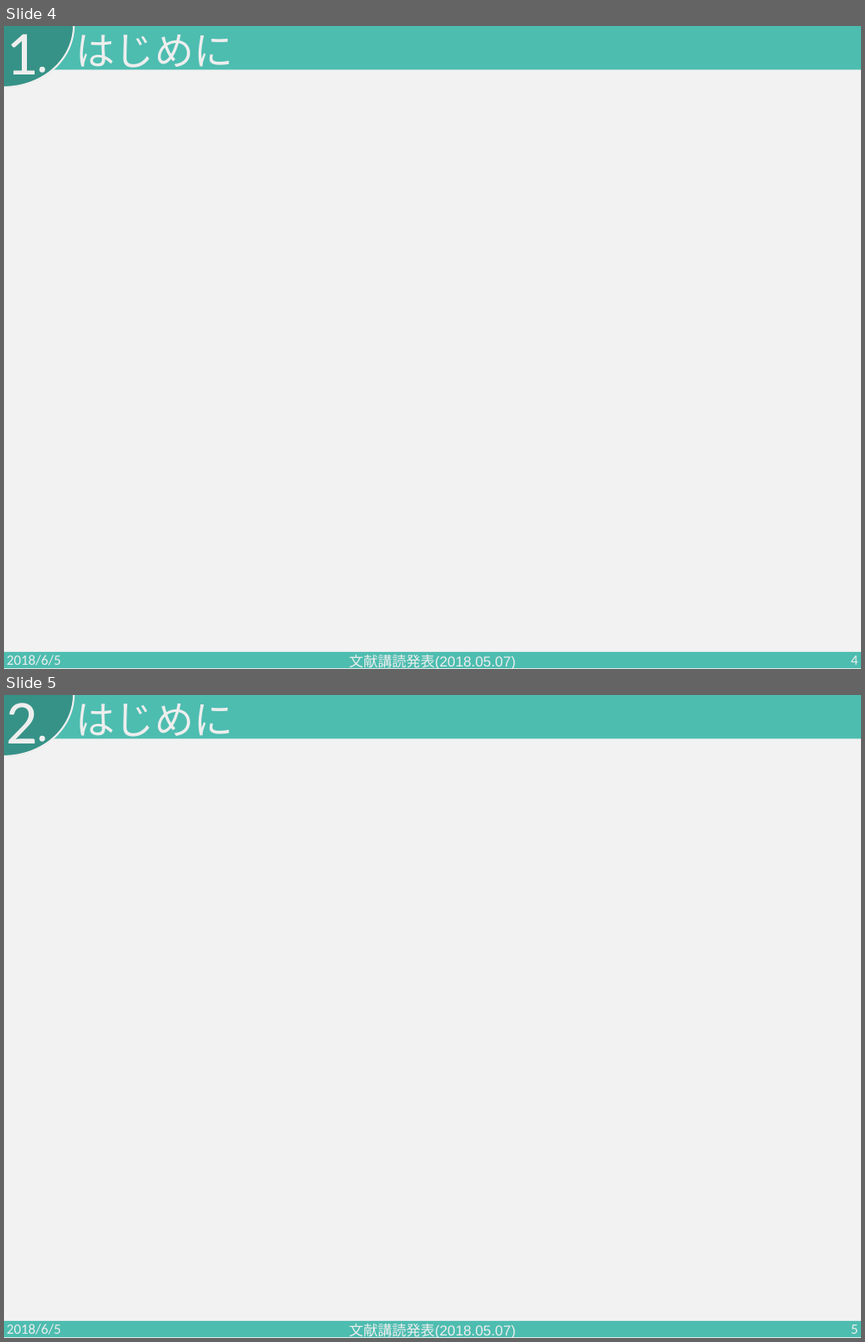
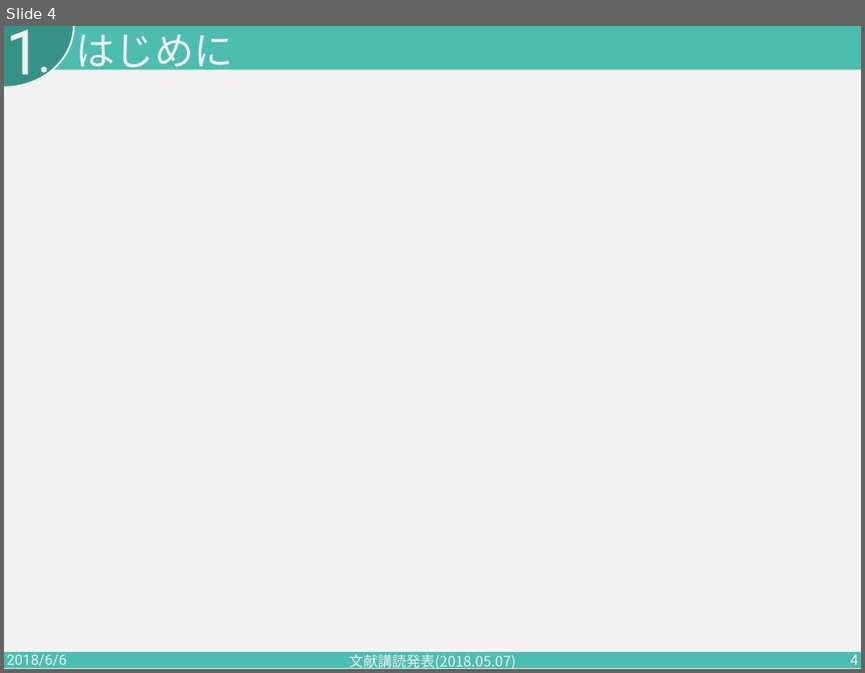
Before and after one commit to PajamaDrive/presentation, a slide deck: presentation_2nd.pptx. Shown one above the other, each under a label of ours: slides 4 and 5 before the commit, slide 4 after it. The pictures are 865x1342 and 865x673 pixels, drawn with LibreOffice and Linux fonts; fonts in the diff are those of the drawing. Boxes give left, top, right and bottom in pixels: in the first picture for what was removed or moved away, otherwise in the second. Text is boxed around its words. In the diff, an @@ line names an element or a change of style, - is before the commit and + after.

```diff
--- a/presentation_2nd.pptx
+++ b/presentation_2nd.pptx
@@ slide 5 removed at (x1=4, y1=695, x2=861, y2=1338), background #F2F2F2; not listed: 4 template elements that a slide beside it also shows @@
@@ text removed at (x1=6, y1=703, x2=37, y2=758) @@
-2
@@ text removed at (x1=76, y1=703, x2=234, y2=744) @@
-はじめに
@@ text removed at (x1=7, y1=1323, x2=61, y2=1338) @@
-2018/6/5
@@ text removed at (x1=349, y1=1323, x2=516, y2=1338) @@
-文献講読発表(2018.05.07)
@@ page number removed at (x1=851, y1=1324, x2=858, y2=1338) @@
-5
@@ slide 4 changed as well @@
@@ text "1" at (x1=6, y1=29, x2=41, y2=89): font Calibri to Roboto @@
@@ text at (x1=7, y1=654, x2=67, y2=669): text changed; font Calibri to Roboto @@
-2018/6/5
+2018/6/6
@@ text "文献講読発表(2018.05.07)" at (x1=349, y1=654, x2=516, y2=669): font Arial to Noto Sans CJK JP @@
@@ page number at (x1=850, y1=654, x2=857, y2=669): font Calibri to Roboto @@
```
Also in this commit, not shown: 7 other slides changed, 20 slides added, 1 other slide removed.
